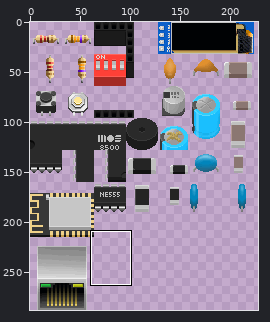
Sprite sheet, stored at src/tiles/objects_gaffa.png. The picture above shows the old version from afar; the outline marks the close-up.
Close-up. The starting point:
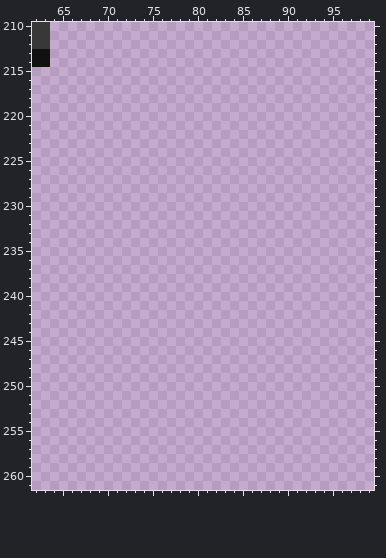
The file is 288x288 pixels. Pixels under 10% opacity are left out. Colours within 5 levels of each other are drawn and written as one. Shown: x 62..99, y 210..261. The wide view leaves out empty margins.
The same view after the edit:
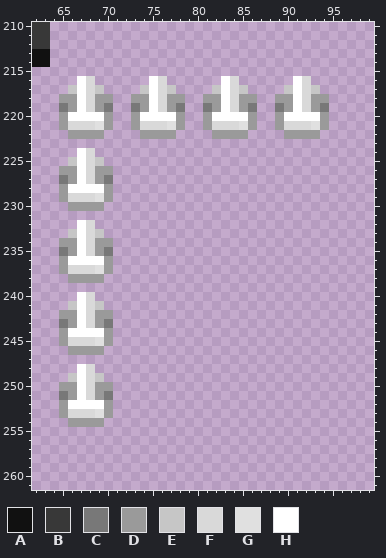
Palette (. is transparent): A #111111  B #383838  C #787878  D #9a9a9a  E #c6c6c6  F #d9d9d9  G #e0e0e0  H #ffffff
Change:
Colour C is added in row 219 at x 65, 70, 73, 78, 81, 86, 89 and 94; in row 227 at x 65 and 70; in row 235 at x 65 and 70; in row 243 at x 65 and 70; in row 251 at x 65 and 70.
Colour D is added in row 218 at x 65 to 66, 69 to 70, 73 to 74, 77 to 78, 81 to 82, 85 to 86, 89 to 90 and 93 to 94; in row 219 at x 66, 69, 74, 77, 82, 85, 90 and 93; in rows 220 to 221 at x 65, 70, 73, 78, 81, 86, 89 and 94; in row 222 at x 66 to 69, 74 to 77, 82 to 85 and 90 to 93; in row 226 at x 65 to 66 and 69 to 70; in row 227 at x 66 and 69.
Colour D is added in rows 228 to 229 at x 65 and 70; in row 230 at x 66 to 69; in row 234 at x 65 to 66 and 69 to 70; in row 235 at x 66 and 69; in rows 236 to 237 at x 65 and 70; in row 238 at x 66 to 69.
Colour D is added in row 242 at x 65 to 66 and 69 to 70; in row 243 at x 66 and 69; in rows 244 to 245 at x 65 and 70; in row 246 at x 66 to 69; in row 250 at x 65 to 66 and 69 to 70; in row 251 at x 66 and 69.
Colour D is added in rows 252 to 253 at x 65 and 70; in row 254 at x 66 to 69.
Colour E is added in row 217 at x 66, 69, 74, 77, 82, 85, 90 and 93; in row 225 at x 66 and 69; in row 233 at x 66 and 69; in row 241 at x 66 and 69; in row 249 at x 66 and 69.
Colour F is added in rows 216 to 219 at x 68, 76, 84 and 92; in row 221 at x 66 to 68, 74 to 76, 82 to 84 and 90 to 92; in rows 224 to 227 at x 68; in row 229 at x 66 to 68; in rows 232 to 235 at x 68; in row 237 at x 66 to 68.
Colour F is added in rows 240 to 243 at x 68; in row 245 at x 66 to 68; in rows 248 to 251 at x 68; in row 253 at x 66 to 68.
Colour G is added in row 221 at x 69, 77, 85 and 93; in row 229 at x 69; in row 237 at x 69; in row 245 at x 69; in row 253 at x 69.
Colour H is added in rows 216 to 219 at x 67, 75, 83 and 91; in row 220 at x 66 to 69, 74 to 77, 82 to 85 and 90 to 93; in rows 224 to 227 at x 67; in row 228 at x 66 to 69; in rows 232 to 235 at x 67; in row 236 at x 66 to 69.
Colour H is added in rows 240 to 243 at x 67; in row 244 at x 66 to 69; in rows 248 to 251 at x 67; in row 252 at x 66 to 69.
Changed places in both close-ups, as pixel boxes (x1, y1, x2, y2):
added: (59, 76, 329, 427)
